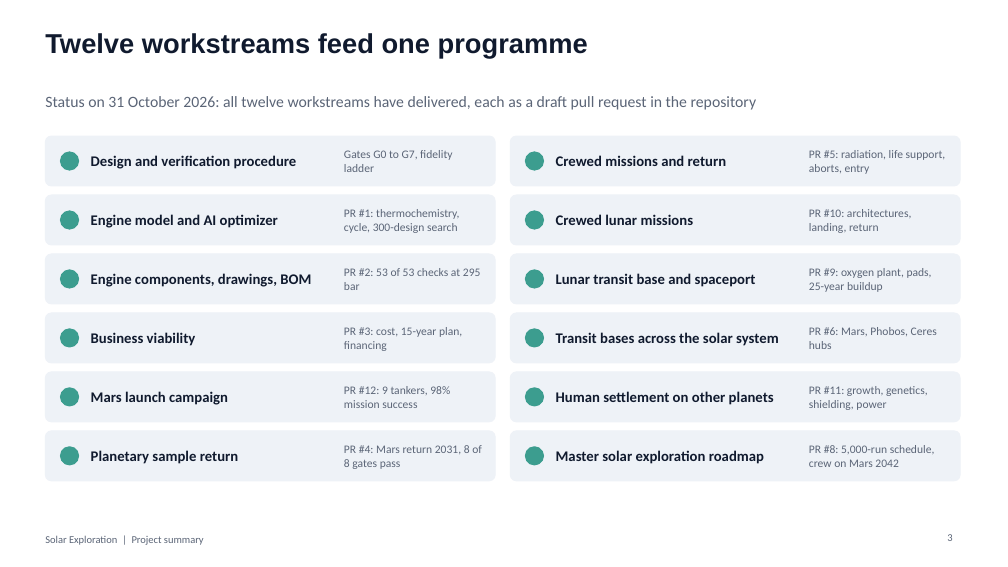
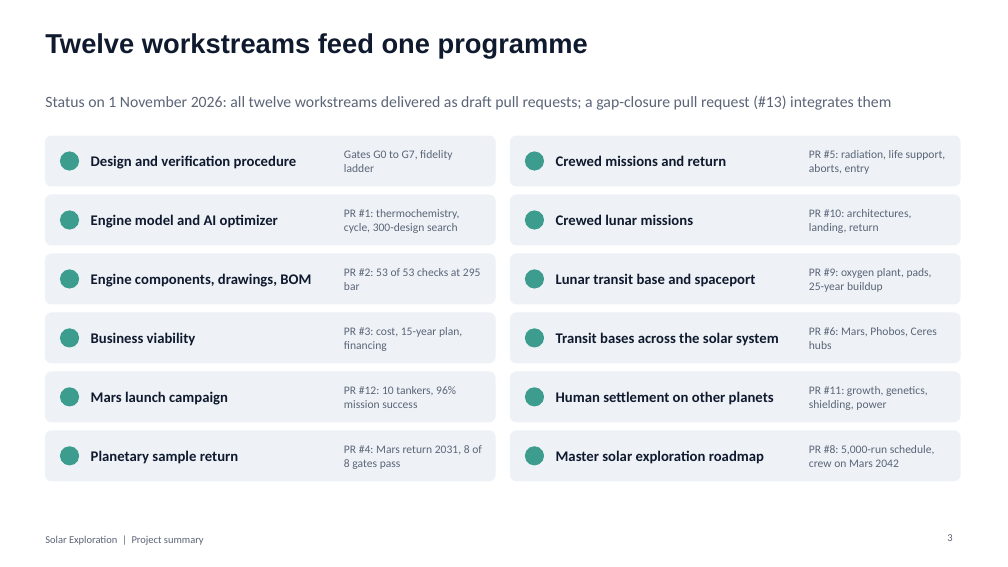
Before and after one commit to Skymeapple/solar-exploration, a slide deck: slide 3 of presentation/Solar_Exploration_Project_Summary.pptx. Drawn at 1008x567 pixels with LibreOffice and Linux fonts; fonts in the diff are those of the drawing. Boxes give left, top, right and bottom in pixels: in the first picture for what was removed or moved away, otherwise in the second. Text is boxed around its words. In the diff, an @@ line names an element or a change of style, - is before the commit and + after.

```diff
--- a/presentation/Solar_Exploration_Project_Summary.pptx
+++ b/presentation/Solar_Exploration_Project_Summary.pptx
@@ text at <box>45,95,891,110</box>: text changed @@
-Status on 31 October 2026: all twelve workstreams have delivered, each as a draft pull request in the repository
+Status on 1 November 2026: all twelve workstreams delivered as draft pull requests; a gap-closure pull request (#13) integrates them
@@ text at <box>344,386,456,408</box>: text changed @@
-PR #12: 9 tankers, 98% mission success
+PR #12: 10 tankers, 96% mission success
```
Also in this commit, not shown: 31 other slides changed, 44 other files.
